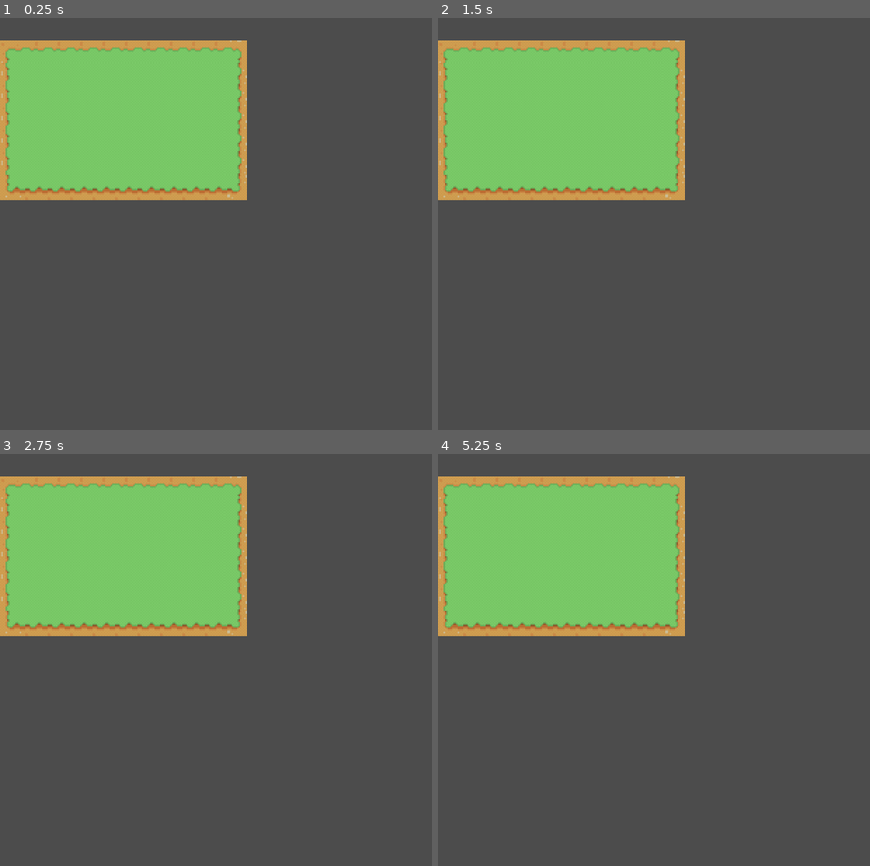
Above: before the commit, frames 1-4 (two rows, left to right).
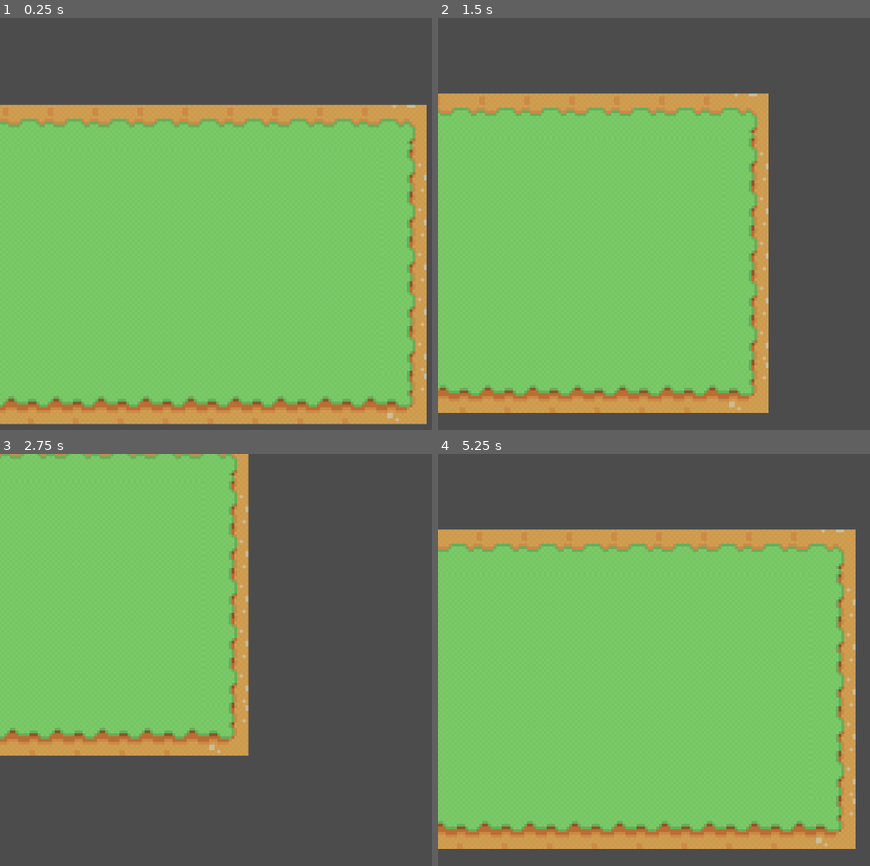
Above: after the commit, the same moments.

Repository: lowerx/GMTK2022-minus
Game: Godot game, scene res://World.tscn
The game is run twice, just before and just after one commit, with the same random seed, the same clock (stepped at 60 frames per second) and the same inputs. The project has no main scene, so this scene is started directly.
Inputs:
- Up to frame 1 (0.25 s): no input
- Up to frame 2 (1.5 s): tap Enter at 0.5 s; hold D (Right) 0.53-1.28 s; hold S (Down) from 1.28 s (still down)
- Up to frame 3 (2.75 s): release S (Down) at 2.03 s; hold D (Right) from 2.03 s (still down)
- Up to frame 4 (5.25 s): release D (Right) at 2.78 s; hold W (Up) 2.78-3.53 s; hold A (Left) 3.53-5.03 s; hold S (Down) from 5.03 s (still down)

The runs differ from the first frame. In frame 1, 77% of the frame differs, in the area x 0-99%, y 5-99%; in frame 2, 57%; in frame 3, 24%; in frame 4, 72%.

Commit message:
Added Player Camera

Diff:
--- a/GMTK 2022 Gamejam/Actors/Enemy.tscn
+++ b/GMTK 2022 Gamejam/Actors/Enemy.tscn
@@ -2,10 +2,10 @@
 
 [ext_resource path="res://Actors/Enemy.gd" type="Script" id=1]
 
-[sub_resource type="RectangleShape2D" id=3]
-extents = Vector2( 20, 20 )
+[sub_resource type="RectangleShape2D" id=1]
+extents = Vector2( 8, 8 )
 
-[sub_resource type="RectangleShape2D" id=4]
+[sub_resource type="RectangleShape2D" id=2]
 extents = Vector2( 16, 16 )
 
 [node name="Enemy" type="KinematicBody2D"]
@@ -13,15 +13,11 @@
 script = ExtResource( 1 )
 
 [node name="CollisionShape2D" type="CollisionShape2D" parent="."]
-scale = Vector2( 0.5, 0.5 )
-shape = SubResource( 3 )
-
-[node name="Sprite" type="Sprite" parent="."]
+shape = SubResource( 1 )
 
 [node name="HitBox" type="Area2D" parent="."]
 collision_layer = 0
 collision_mask = 2
 
 [node name="CollisionShape2D" type="CollisionShape2D" parent="HitBox"]
-scale = Vector2( 0.5, 0.5 )
-shape = SubResource( 4 )
+shape = SubResource( 2 )
--- a/GMTK 2022 Gamejam/Actors/Entity.tscn
+++ b/GMTK 2022 Gamejam/Actors/Entity.tscn
@@ -1,9 +1,12 @@
-[gd_scene load_steps=3 format=2]
+[gd_scene load_steps=4 format=2]
 
 [ext_resource path="res://Actors/Entity.gd" type="Script" id=1]
 
 [sub_resource type="RectangleShape2D" id=3]
-extents = Vector2( 20, 20 )
+extents = Vector2( 16, 16 )
+
+[sub_resource type="RectangleShape2D" id=4]
+extents = Vector2( 16, 16 )
 
 [node name="Entity" type="KinematicBody2D"]
 script = ExtResource( 1 )
@@ -13,3 +16,9 @@
 shape = SubResource( 3 )
 
 [node name="Sprite" type="Sprite" parent="."]
+
+[node name="HitBox" type="Area2D" parent="."]
+
+[node name="CollisionShape2D" type="CollisionShape2D" parent="HitBox"]
+scale = Vector2( 0.5, 0.5 )
+shape = SubResource( 4 )
--- a/GMTK 2022 Gamejam/Actors/Player.tscn
+++ b/GMTK 2022 Gamejam/Actors/Player.tscn
@@ -1,9 +1,9 @@
 [gd_scene load_steps=4 format=2]
 
-[ext_resource path="res://Player.gd" type="Script" id=1]
+[ext_resource path="res://Actors/Player.gd" type="Script" id=1]
 
 [sub_resource type="RectangleShape2D" id=3]
-extents = Vector2( 20, 20 )
+extents = Vector2( 16, 16 )
 
 [sub_resource type="RectangleShape2D" id=4]
 extents = Vector2( 16, 16 )
@@ -24,3 +24,8 @@
 
 [node name="CollisionShape2D" type="CollisionShape2D" parent="HitBox"]
 shape = SubResource( 4 )
+
+[node name="Camera2D" type="Camera2D" parent="."]
+current = true
+zoom = Vector2( 0.5, 0.5 )
+smoothing_enabled = true
Renamed: GMTK 2022 Gamejam/Player.gd -> GMTK 2022 Gamejam/Actors/Player.gd
